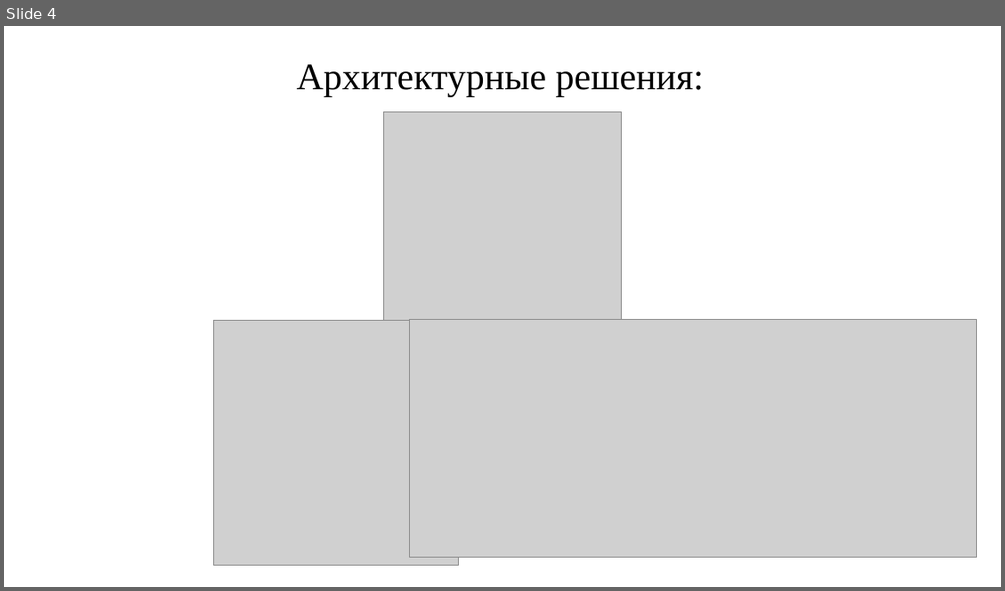
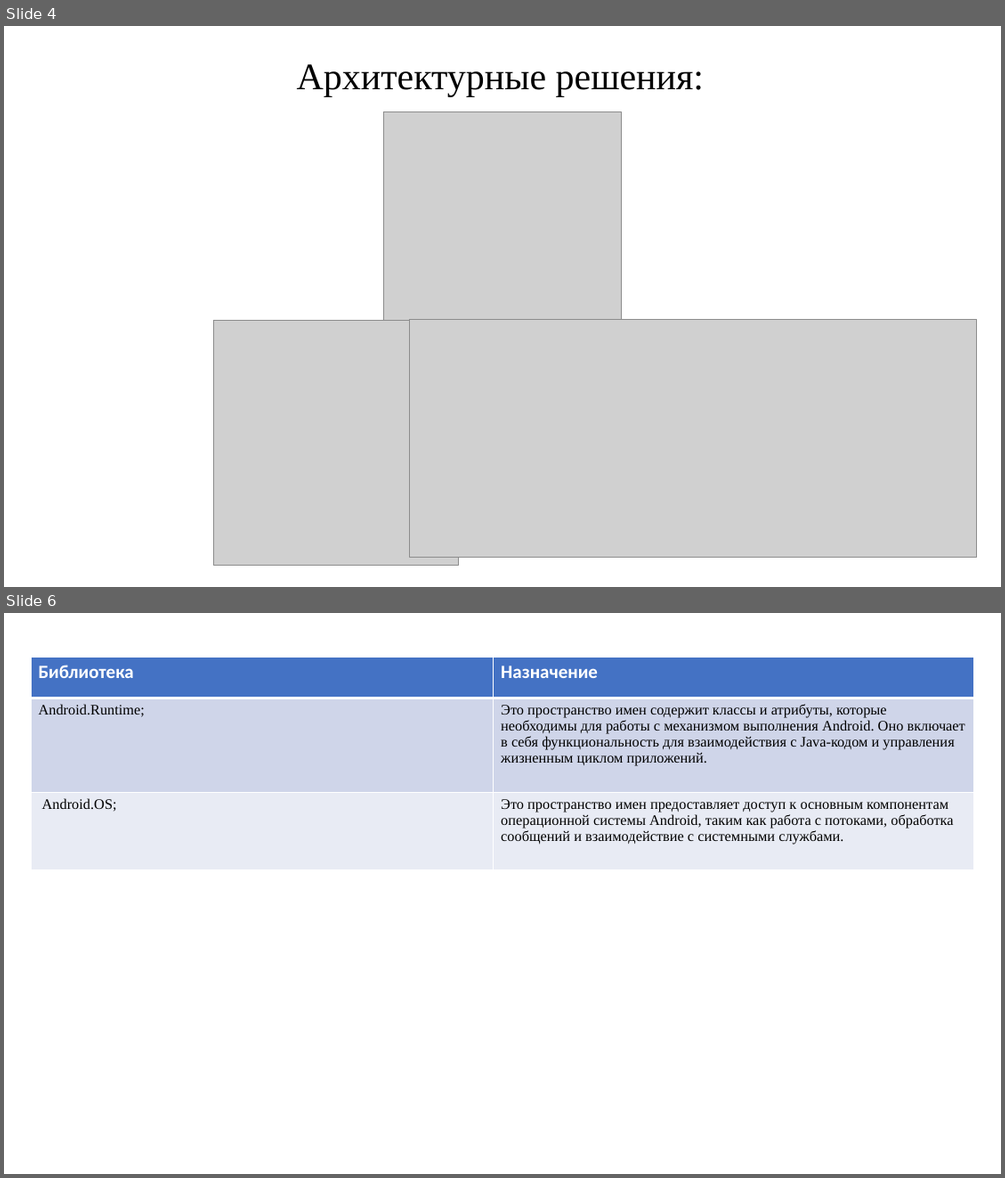
Before and after one commit to Mumlul/zd7_V5_Ploskih, a slide deck: Publication/Плоских_01_04.pptx. Shown one above the other, each under a label of ours: slide 4 before the commit, slides 4 and 6 after it; the slides between them are not shown. The pictures are 1005x591 and 1005x1178 pixels, drawn with LibreOffice and Linux fonts; fonts in the diff are those of the drawing; grey boxes stand for pictures. Boxes give left, top, right and bottom in pixels: in the first picture for what was removed or moved away, otherwise in the second. Text is boxed around its words. In the diff, an @@ line names an element or a change of style, - is before the commit and + after.

```diff
--- a/Publication/Плоских_01_04.pptx
+++ b/Publication/Плоских_01_04.pptx
@@ slide 6 added at box(4, 613, 1001, 1174), background #FFFFFF @@
@@ table added at box(31, 657, 974, 870), 3 rows, 2 columns @@
+Библиотека | Назначение
+Android.Runtime; | Это пространство имен содержит классы и атрибуты, которые необходимы для работы с механизмом выполнения Android. Оно включает в себя функциональность для взаимодействия с Java-кодом и управления жизненным циклом приложений.
+Android.OS; | Это пространство имен предоставляет доступ к основным компонентам операционной системы Android, таким как работа с потоками, обработка сообщений и взаимодействие с системными службами.
```
Also in this commit, not shown: 1 other slide added.
